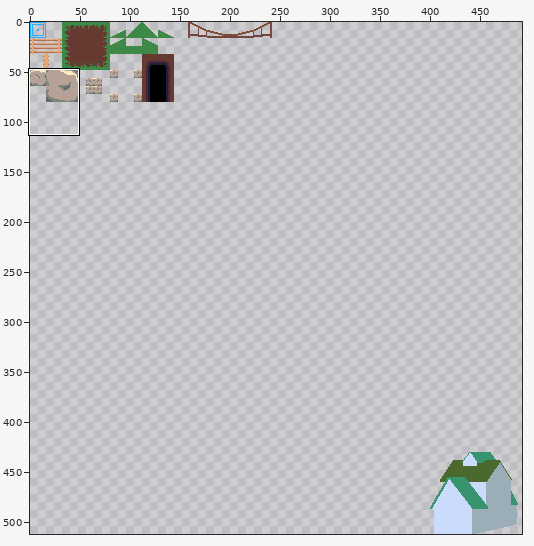
Two states of a pixel-art file, assets/images/tilesheet.aseprite. Above: a wide view before the commit, with the close-up outlined.
Close-up. First the earlier version:
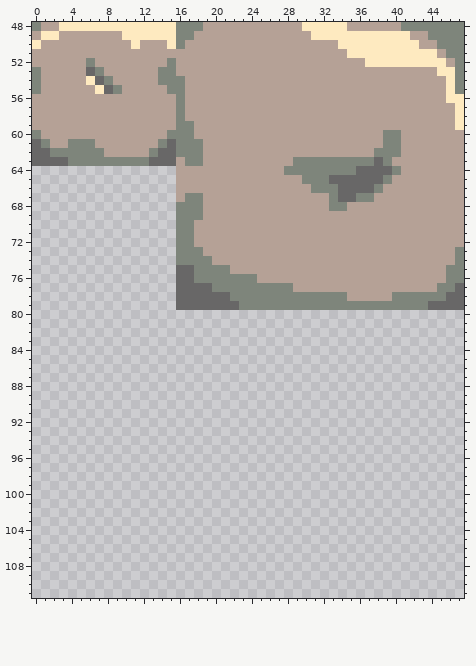
512x512 pixels, 1 frame. Shown: x 0..47, y 48..111. The wide view leaves out empty margins. The commit also changed other parts of the picture, which this record leaves out.
The result:
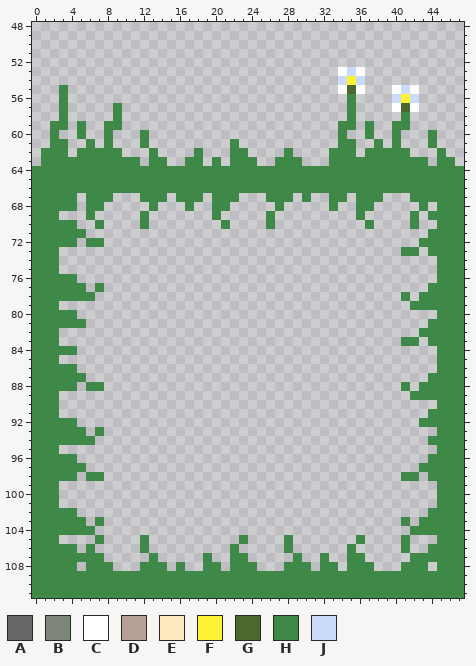
Palette (. is transparent): A #686767  B #7e857b  C #ffffff  D #b5a196  E #feeac0  F #fbf236  G #4b692f  H #3e8948  J #cbdbfc
What changed:
layer "Layer 2 #2" removed
Layer "Layer 2":
y 48: x 0..47 BDDEEEEEEEEEEEEEBBBDDDDDDDDDDDEEEEEDDDDDDBBBBBBB -> ................................................
y 49: x 0..47 DEEDDDDDDDEEEEEEBBDDDDDDDDDDDDDEEEEEEEEEEEDDBBBB -> ................................................
y 50: x 0..47 EDDDDDDDDDDEDDDEBDDDDDDDDDDDDDDDDDEEEEEEEEEDDBBB -> ................................................
y 51: x 0..47 DDDDDDDDDDDDDDDDDDDDDDDDDDDDDDDDDDDEEEEEEEEEEDBB -> ................................................
y 52: x 0..47 DDDDDDBDDDDDDDDBDDDDDDDDDDDDDDDDDDDDDEEEEEEEEEDB -> ................................................
y 53: x 0..47 BDDDDDABDDDDDDBBDDDDDDDDDDDDDDDDDDDDDDDDDDDDDEEB -> ..................................CJC...........
y 54: x 0..47 BDDDDDEABDDDDDBBBDDDDDDDDDDDDDDDDDDDDDDDDDDDDDEB -> ..................................JFJ...........
y 55: x 0..47 BDDDDDDEABDDDDDBBDDDDDDDDDDDDDDDDDDDDDDDDDDDDDEB -> ...H..............................CGC...CJC.....
y 56: x 0..47 DDDDDDDDDDDDDDDDBDDDDDDDDDDDDDDDDDDDDDDDDDDDDDEE -> ...H...............................H....JFJ.....
y 57: x 0..47 DDDDDDDDDDDDDDDDBDDDDDDDDDDDDDDDDDDDDDDDDDDDDDDE -> ...H.....H.........................H....CGC.....
y 58: x 0..47 DDDDDDDDDDDDDDDDBDDDDDDDDDDDDDDDDDDDDDDDDDDDDDDE -> ...H.....H.........................H.....H......
y 59: x 0..47 DDDDDDDDDDDDDDDDBBDDDDDDDDDDDDDDDDDDDDDDDDDDDDDE -> ..HH.H..HH........................HH.H..HH......
y 60: x 0..47 BDDDDDDDDDDDDDDBBBDDDDDDDDDDDDDDDDDDDDDBBDDDDDDD -> ..H..H..H...H.....................H..H..H...H...
y 61: x 0..47 ABDDBBBDDDDDDDBABBBDDDDDDDDDDDDDDDDDDDDBBDDDDDDD -> ..HH..H.H...H.........H...........HH..H.H...H...
y 62: x 0..47 AABBBBBBDDDDDBAABBBDDDDDDDDDDDDDDDDDDDBBBDDDDDDD -> .HHH.HHHHH...H....H...HH....H....HHH.HHHHH...H..
y 63: x 0..47 AAAABBBBBBBBBAAADBBDDDDDDDDDDBBBBBBBBBABDDDDDDDD -> .HHHHHHHHHHH.HH..HH.H.HHH..HHH...HHHHHHHHHHH.HH.
y 64: x 0..47 ................DDDDDDDDDDDDBBBBBBBBAAAABDDDDDDD -> HHHHHHHHHHHHHHHHHHHHHHHHHHHHHHHHHHHHHHHHHHHHHHHH
y 65: x 0..47 ................DDDDDDDDDDDDDDBBBAAAAAABDDDDDDDD -> HHHHHHHHHHHHHHHHHHHHHHHHHHHHHHHHHHHHHHHHHHHHHHHH
y 66: x 0..47 ................DDDDDDDDDDDDDDDBBBAAAABDDDDDDDDD -> HHHHHHHHHHHHHHHHHHHHHHHHHHHHHHHHHHHHHHHHHHHHHHHH
y 67: x 0..4 ..... -> HHHHH; x 6..8 ... -> HHH; x 12..14 ... -> HHH; x 16..47 DBBDDDDDDDDDDDDDDBAABBDDDDDDDDDD -> HHH.HHH...HHH.H..HH.HHH...HHHHHH
y 68: x 0..4 ..... -> HHHHH; x 6..7 .. -> HH; x 13 . -> H; x 16..47 BBBDDDDDDDDDDDDDDBBDDDDDDDDDDDDD -> .H..HH.....H.....H..HH.....H.HHH
y 69: x 0..2 ... -> HHH; x 6 . -> H; x 12 . -> H; x 16..47 BBBDDDDDDDDDDDDDDDDDDDDDDDDDDDDD -> ....H.....H.........H.....H.HHHH
y 70: x 0..4 ..... -> HHHHH; x 7 . -> H; x 12 . -> H; x 16..47 BBDDDDDDDDDDDDDDDDDDDDDDDDDDDDDD -> .....H....H..........H....H..HHH
y 71: x 0..5 ...... -> HHHHHH; x 16..47 BBDDDDDDDDDDDDDDDDDDDDDDDDDDDDDD -> ............................HHHH
y 72: x 0..4 ..... -> HHHHH; x 6..7 .. -> HH; x 16..47 BBDDDDDDDDDDDDDDDDDDDDDDDDDDDDDD -> ...........................HHHHH
y 73: x 0..2 ... -> HHH; x 16..47 BBBDDDDDDDDDDDDDDDDDDDDDDDDDDDDB -> .........................HH.HHHH
y 74: x 0..2 ... -> HHH; x 16..47 BBBBDDDDDDDDDDDDDDDDDDDDDDDDDDDB -> .............................HHH
y 75: x 0..2 ... -> HHH; x 16..47 AABBBBDDDDDDDDDDDDDDDDDDDDDDDDBB -> .............................HHH
y 76: x 0..4 ..... -> HHHHH; x 16..47 AABBBBBBBDDDDDDDDDDDDDDDDDDDDDBB -> .............................HHH
y 77: x 0..5 ...... -> HHHHHH; x 7 . -> H; x 16..47 AAAABBBBBBBBBDDDDDDDDDDDDDDDDBBA -> ............................HHHH
y 78: x 0..6 ....... -> HHHHHHH; x 16..47 AAAAAABBBBBBBBBBBBBDDDDDBBBBBBAA -> .........................H.HHHHH
y 79: x 0..2 ... -> HHH; x 16..47 AAAAAAABBBBBBBBBBBBBBBBBBBBBAAAA -> ..........................HHHHHH
y 80: x 0..4 ..... -> HHHHH; x 45..47 ... -> HHH
y 81: x 0..5 ...... -> HHHHHH; x 44..47 .... -> HHHH
y 82: x 0..2 ... -> HHH; x 43..47 ..... -> HHHHH
y 83: x 0..2 ... -> HHH; x 41..42 .. -> HH; x 44..47 .... -> HHHH
y 84: x 0..4 ..... -> HHHHH; x 45..47 ... -> HHH
y 85: x 0..2 ... -> HHH; x 45..47 ... -> HHH
y 86: x 0..4 ..... -> HHHHH; x 45..47 ... -> HHH
y 87: x 0..5 ...... -> HHHHHH; x 44..47 .... -> HHHH
y 88: x 0..4 ..... -> HHHHH; x 6..7 .. -> HH; x 41 . -> H; x 43..47 ..... -> HHHHH
y 89: x 0..2 ... -> HHH; x 42..47 ...... -> HHHHHH
y 90: x 0..2 ... -> HHH; x 45..47 ... -> HHH
y 91: x 0..2 ... -> HHH; x 44..47 .... -> HHHH
y 92: x 0..4 ..... -> HHHHH; x 43..47 ..... -> HHHHH
y 93: x 0..5 ...... -> HHHHHH; x 7 . -> H; x 45..47 ... -> HHH
y 94: x 0..6 ....... -> HHHHHHH; x 44..47 .... -> HHHH
y 95: x 0..2 ... -> HHH; x 45..47 ... -> HHH
y 96: x 0..4 ..... -> HHHHH; x 44..47 .... -> HHHH
y 97: x 0..5 ...... -> HHHHHH; x 43..47 ..... -> HHHHH
y 98: x 0..4 ..... -> HHHHH; x 6..7 .. -> HH; x 41..42 .. -> HH; x 44..47 .... -> HHHH
y 99..101: x 0..2 ... -> HHH; x 45..47 ... -> HHH
y 102: x 0..4 ..... -> HHHHH; x 44..47 .... -> HHHH
y 103: x 0..5 ...... -> HHHHHH; x 7 . -> H; x 41 . -> H; x 43..47 ..... -> HHHHH
y 104: x 0..6 ....... -> HHHHHHH; x 42..47 ...... -> HHHHHH
y 105: x 0..2 ... -> HHH; x 7 . -> H; x 12 . -> H; x 23 . -> H; x 28 . -> H; x 36 . -> H; x 41 . -> H; x 45..47 ... -> HHH
y 106: x 0..4 ..... -> HHHHH; x 6 . -> H; x 12 . -> H; x 22 . -> H; x 28 . -> H; x 35 . -> H; x 41 . -> H; x 44..47 .... -> HHHH
y 107: x 0..7 ........ -> HHHHHHHH; x 13 . -> H; x 19 . -> H; x 22..23 .. -> HH; x 29 . -> H; x 32 . -> H; x 35..36 .. -> HH; x 42..47 ...... -> HHHHHH
y 108: x 0..4 ..... -> HHHHH; x 6..8 ... -> HHH; x 12..14 ... -> HHH; x 16 . -> H; x 19..20 .. -> HH; x 22..24 ... -> HHH; x 28..30 ... -> HHH; x 32..33 .. -> HH; x 35..37 ... -> HHH; x 41..43 ... -> HHH; x 45..47 ... -> HHH
y 109..111: x 0..47 ................................................ -> HHHHHHHHHHHHHHHHHHHHHHHHHHHHHHHHHHHHHHHHHHHHHHHH
Pixel boxes of the changes (left, top, right, bottom) in both close-ups:
changed: (32, 22, 464, 598)
